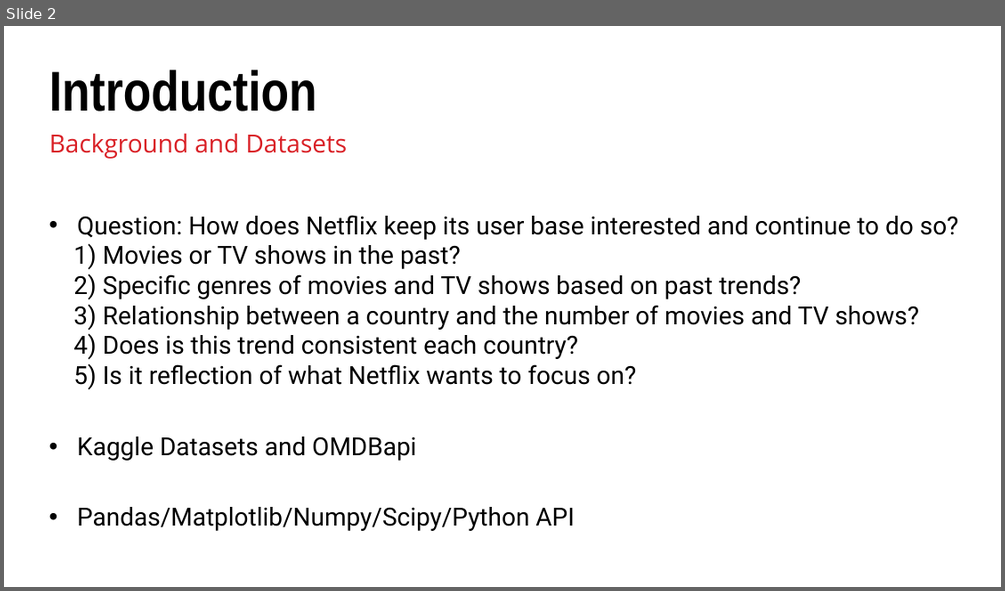
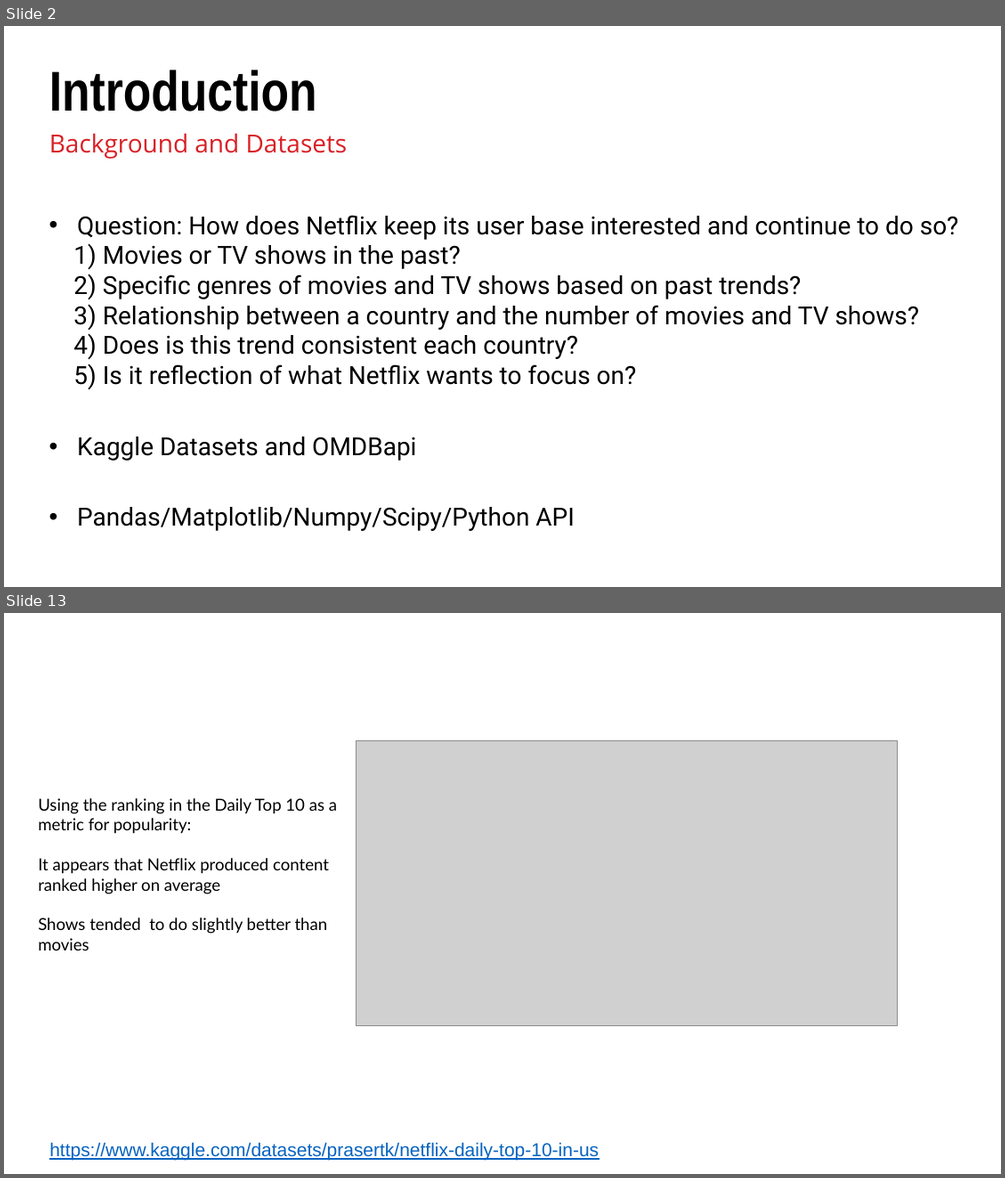
Before and after one commit to Costilrt/The-First-Project, a slide deck: TeamProjectPPT.pptx. Shown one above the other, each under a label of ours: slide 2 before the commit, slides 2 and 13 after it; the slides between them are not shown. The pictures are 1005x591 and 1005x1178 pixels, drawn with LibreOffice and Linux fonts; fonts in the diff are those of the drawing; grey boxes stand for pictures; background and template pictures are left out. Boxes give left, top, right and bottom in pixels: in the first picture for what was removed or moved away, otherwise in the second. Text is boxed around its words. In the diff, an @@ line names an element or a change of style, - is before the commit and + after.

```diff
--- a/TeamProjectPPT.pptx
+++ b/TeamProjectPPT.pptx
@@ slide 13 added at (4,613,1001,1174), background picture (left out) @@
@@ picture added at (356,741,898,1026) @@
@@ text added at (38,798,337,950), 16 pt, text #000000 @@
+Using the ranking in the Daily Top 10 as a metric for popularity:
+It appears that Netflix produced content ranked higher on average
+Shows tended to do slightly better than movies
@@ text added at (49,1142,599,1160), 18 pt, text #0563C1, underline @@
+https://www.kaggle.com/datasets/prasertk/netflix-daily-top-10-in-us
```
Also in this commit, not shown: 3 slides changed, 11 other slides added, 1 slide removed.
